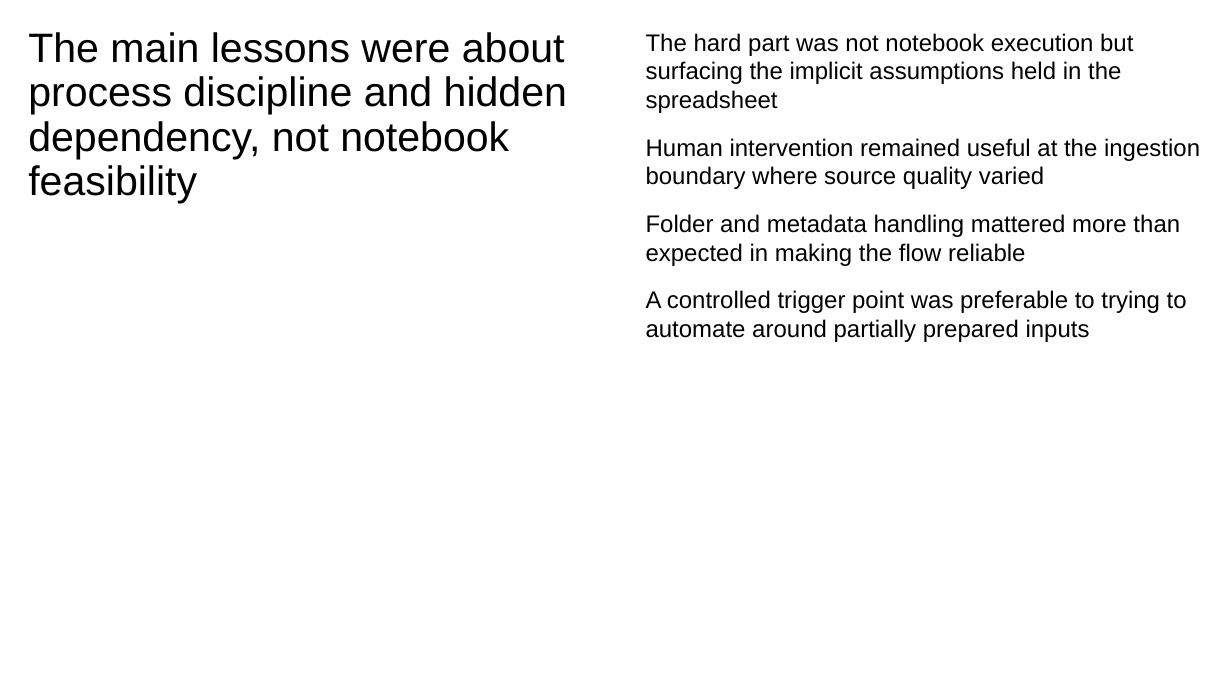
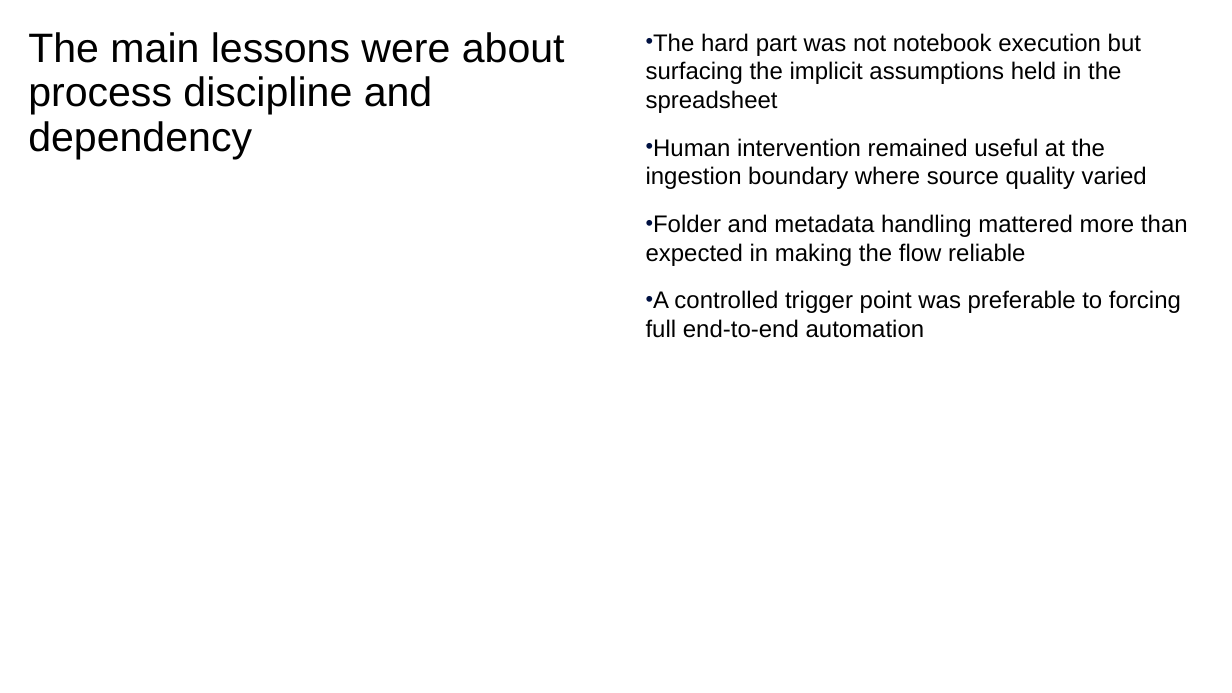
Before and after one commit to davidrrowley/PowerPointAutoGen, a slide deck: slide 8 of scripts/PowerPoint Slide Inventory Script/ibm_yaml_test_v6.pptx. Drawn at 1232x693 pixels with LibreOffice and Linux fonts; fonts in the diff are those of the drawing. Boxes give left, top, right and bottom in pixels: in the first picture for what was removed or moved away, otherwise in the second. Text is boxed around its words. In the diff, an @@ line names an element or a change of style, - is before the commit and + after.

```diff
--- a/scripts/PowerPoint Slide Inventory Script/ibm_yaml_test_v6.pptx
+++ b/scripts/PowerPoint Slide Inventory Script/ibm_yaml_test_v6.pptx
@@ title at (28,32,565,159): text changed @@
-The main lessons were about process discipline and hidden dependency, not notebook feasibility
+The main lessons were about process discipline and dependency
@@ text at (646,33,1188,266): bullet none to • @@
@@ text at (646,290,1181,338): text changed @@
-A controlled trigger point was preferable to trying to automate around partially prepared inputs
+• A controlled trigger point was preferable to forcing full end-to-end automation
```
Also in this commit, not shown: 9 other slides changed, 5 other files.
